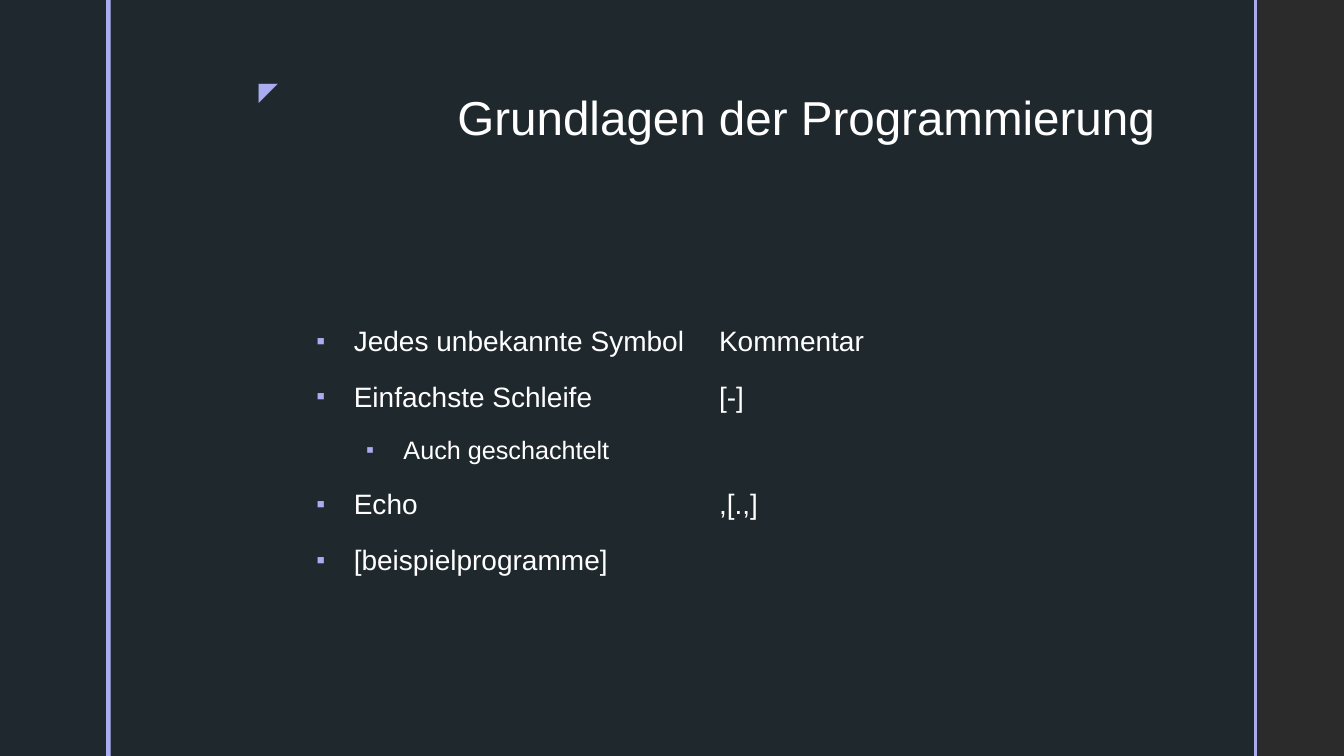
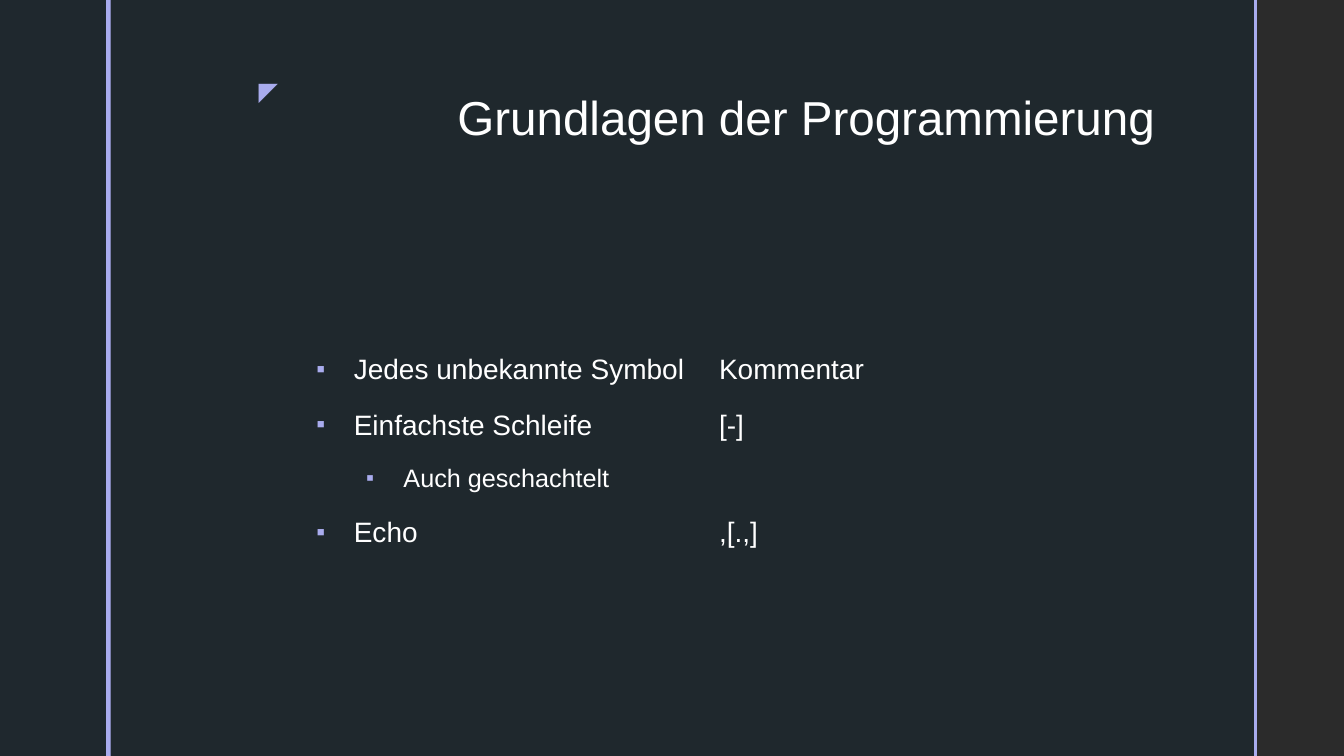
Before and after one commit to tim-fa/eportfolio, a slide deck: slide 5 of Eportfolio.odp. Drawn at 1344x756 pixels with LibreOffice and Linux fonts; fonts in the diff are those of the drawing; background and template pictures are left out; a plain dark background stands for a picture behind light text. Boxes give left, top, right and bottom in pixels: in the first picture for what was removed or moved away, otherwise in the second. Text is boxed around its words. In the diff, an @@ line names an element or a change of style, - is before the commit and + after.

```diff
--- a/Eportfolio.odp
+++ b/Eportfolio.odp
@@ text at bbox=[354, 549, 608, 575]: paragraph removed @@
-▪ [beispielprogramme]
```
Also in this commit, not shown: 3 other slides changed.
